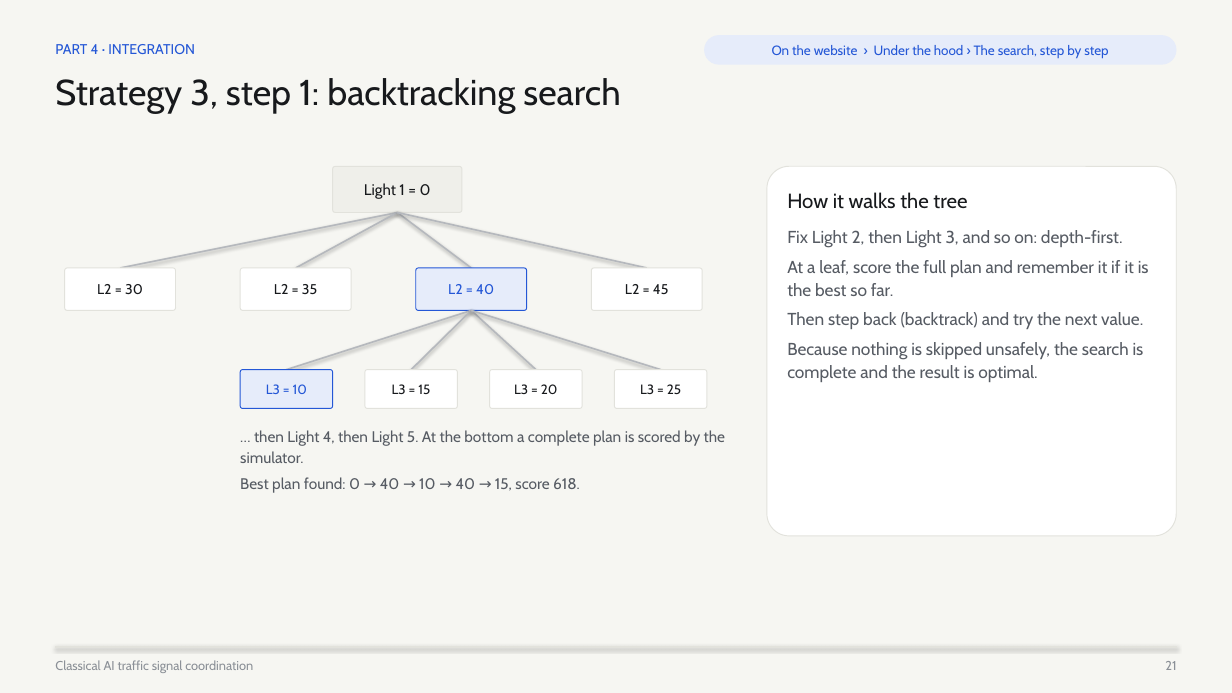
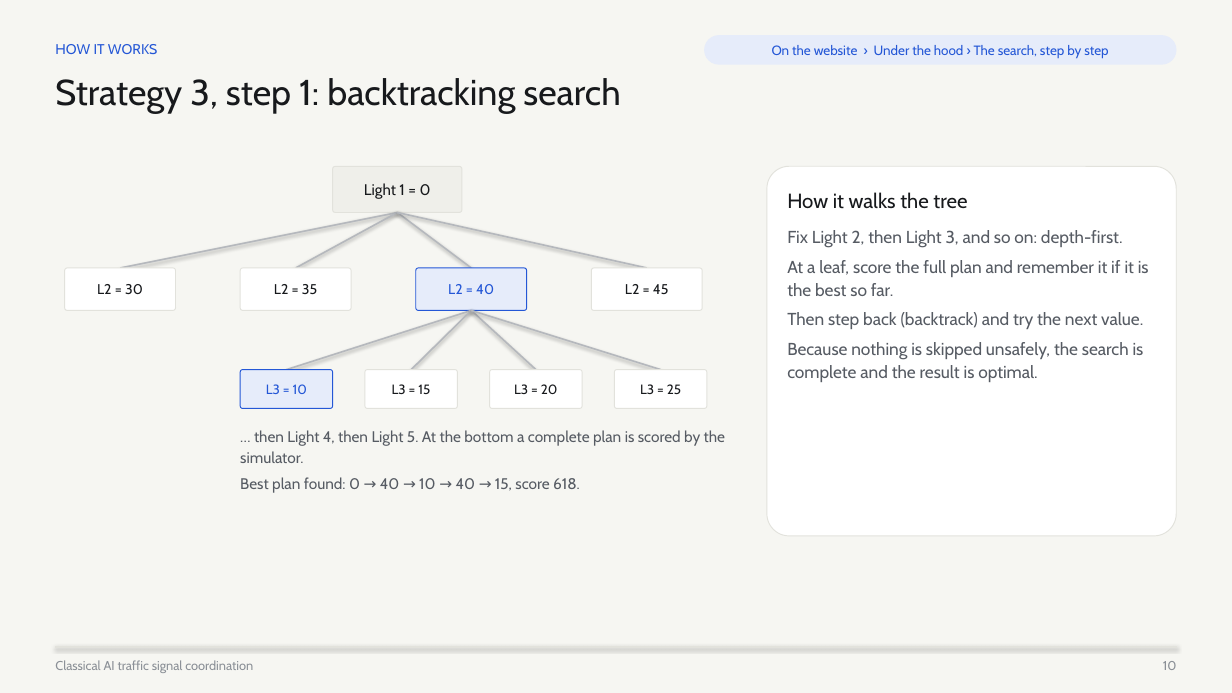
Before and after one commit to vyeos/fai-project, a slide deck: slide 10 of deliverables/final_slides.pptx (slide 21 before the commit). Drawn at 1232x693 pixels with LibreOffice and Linux fonts; fonts in the diff are those of the drawing. Boxes give left, top, right and bottom in pixels: in the first picture for what was removed or moved away, otherwise in the second. Text is boxed around its words. In the diff, an @@ line names an element or a change of style, - is before the commit and + after.

```diff
--- a/deliverables/final_slides.pptx
+++ b/deliverables/final_slides.pptx
@@ text at (55, 44, 157, 54): text changed @@
-PART 4 · INTEGRATION
+HOW IT WORKS
@@ text at (1163, 661, 1177, 670): text changed @@
-21
+10
```
Also in this commit, not shown: 13 other slides changed, 1 slide added, 19 slides removed, 3 other files.
